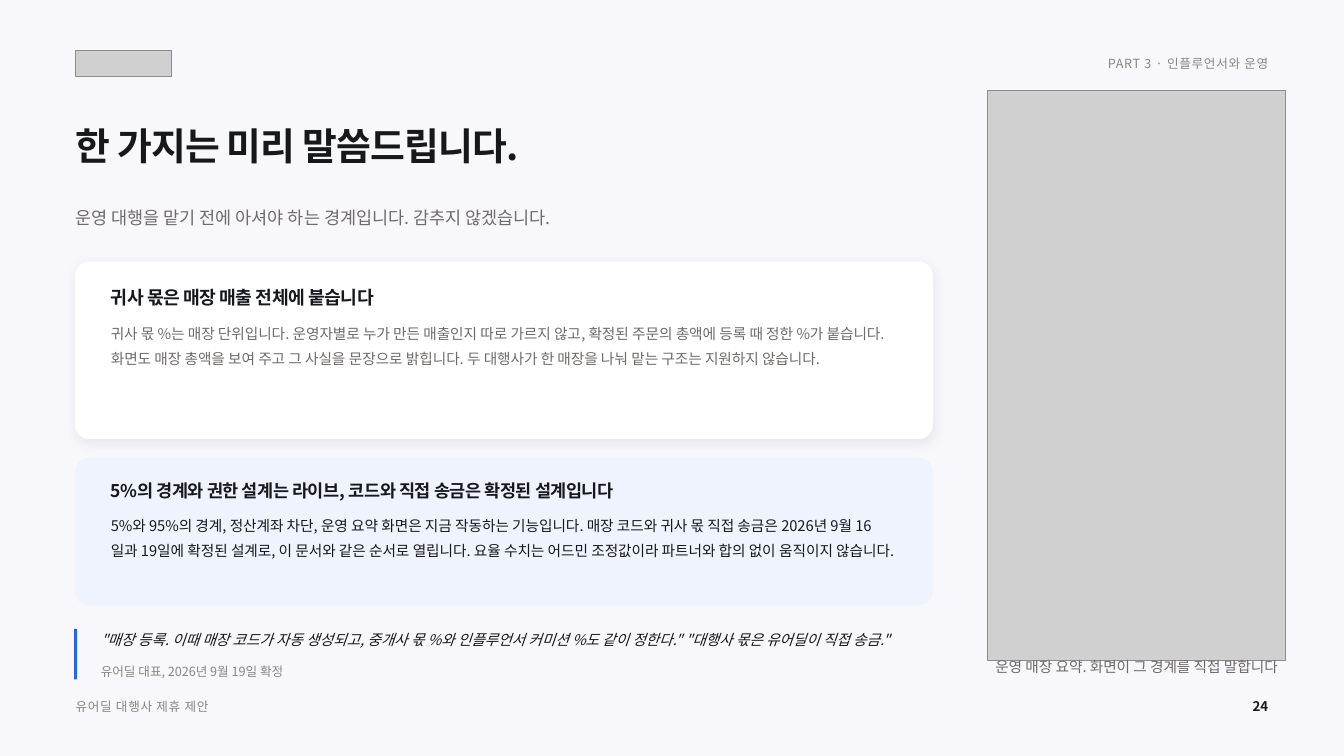
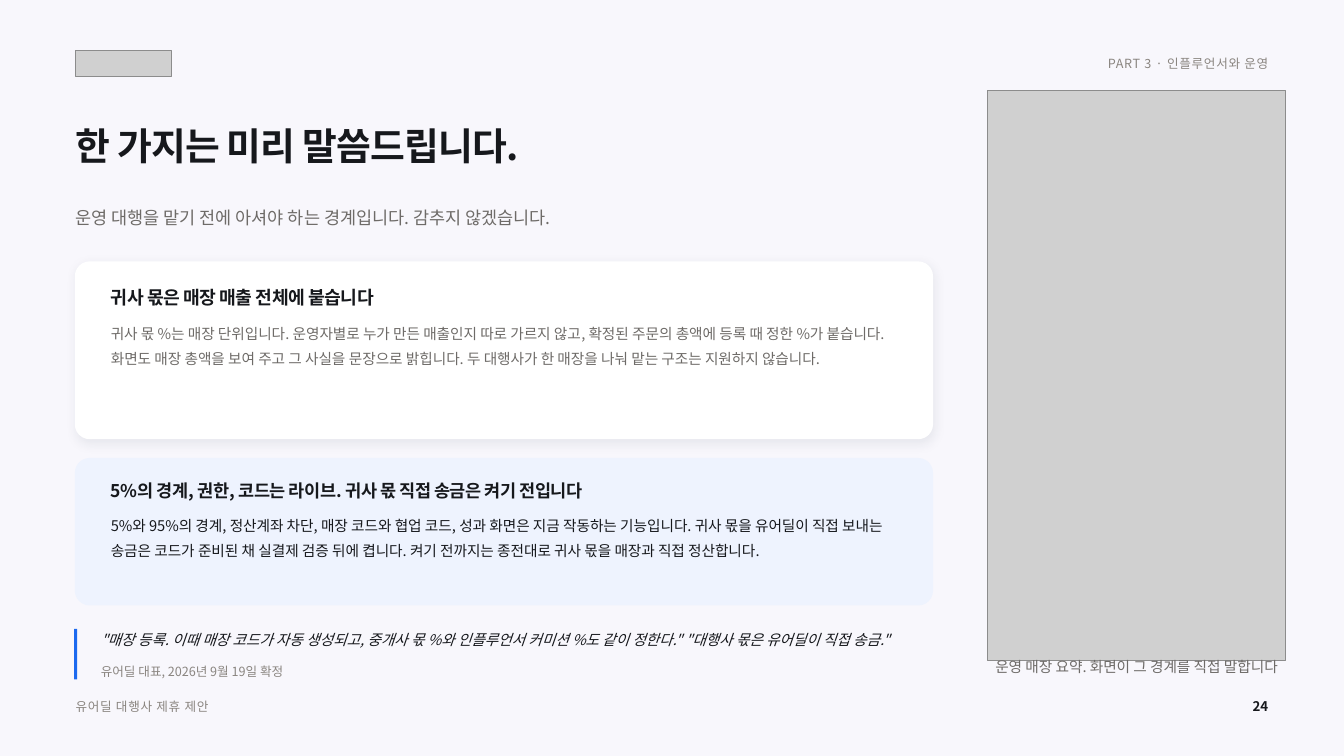
Before and after one commit to tobe2111/ur-live, a slide deck: slide 25 of docs/business/proposals/urdeal-agency-proposal.pptx. Drawn at 1344x756 pixels with LibreOffice and Linux fonts; fonts in the diff are those of the drawing; grey boxes stand for pictures. Boxes give left, top, right and bottom in pixels: in the first picture for what was removed or moved away, otherwise in the second. Text is boxed around its words. In the diff, an @@ line names an element or a change of style, - is before the commit and + after.

```diff
--- a/docs/business/proposals/urdeal-agency-proposal.pptx
+++ b/docs/business/proposals/urdeal-agency-proposal.pptx
@@ text at <box>111,482,582,501</box>: text changed @@
-5%의 경계와 권한 설계는 라이브, 코드와 직접 송금은 확정된 설계입니다
+5%의 경계, 권한, 코드는 라이브. 귀사 몫 직접 송금은 켜기 전입니다
@@ text at <box>111,518,882,557</box>: text changed @@
-5%와 95%의 경계, 정산계좌 차단, 운영 요약 화면은 지금 작동하는 기능입니다. 매장 코드와 귀사 몫 직접 송금은 2026년 9월 16일과 19일에 확정된 설계로, 이 문서와 같은 순서로 열립니다. 요율 수치는 어드민 조정값이라 파트너와 합의 없이 움직이지 않습니다.
+5%와 95%의 경계, 정산계좌 차단, 매장 코드와 협업 코드, 성과 화면은 지금 작동하는 기능입니다. 귀사 몫을 유어딜이 직접 보내는 송금은 코드가 준비된 채 실결제 검증 뒤에 켭니다. 켜기 전까지는 종전대로 귀사 몫을 매장과 직접 정산합니다.
```
Also in this commit, not shown: 11 other slides changed, 9 other files.
